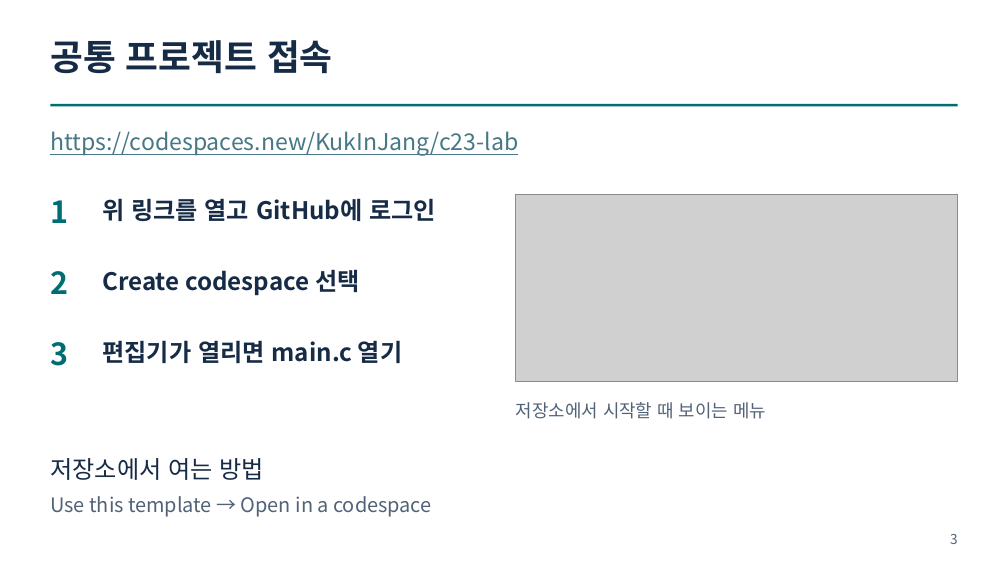
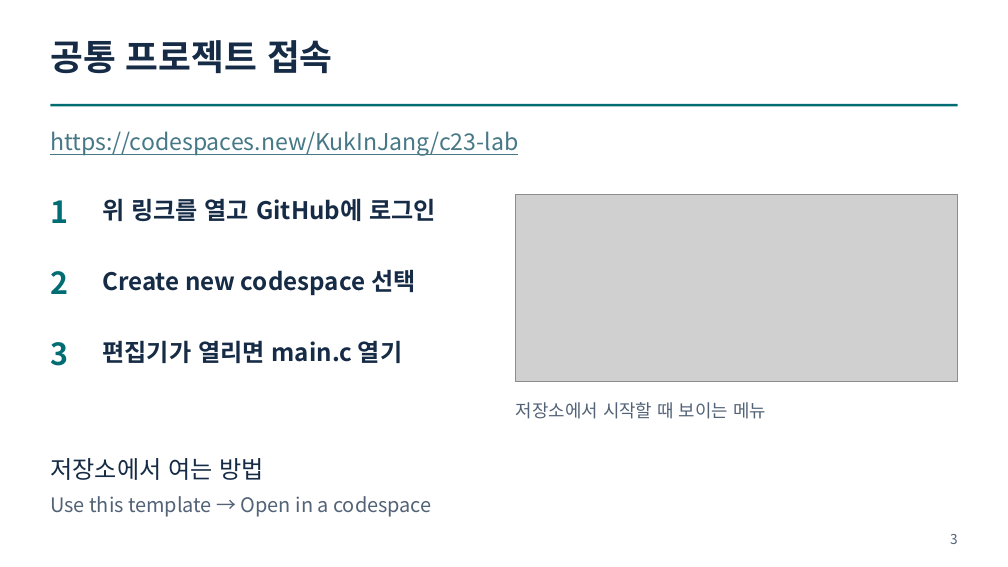
Before and after one commit to KukInJang/c23-lab, a slide deck: slide 3 of docs/GitHub_Codespaces_Student_Guide.pptx. Drawn at 1008x567 pixels with LibreOffice and Linux fonts; fonts in the diff are those of the drawing; grey boxes stand for pictures. Boxes give left, top, right and bottom in pixels: in the first picture for what was removed or moved away, otherwise in the second. Text is boxed around its words. In the diff, an @@ line names an element or a change of style, - is before the commit and + after.

```diff
--- a/docs/GitHub_Codespaces_Student_Guide.pptx
+++ b/docs/GitHub_Codespaces_Student_Guide.pptx
@@ text at (102, 269, 415, 296): text changed @@
-Create codespace 선택
+Create new codespace 선택
```
Also in this commit, not shown: 1 other slide changed, 1 other file.
